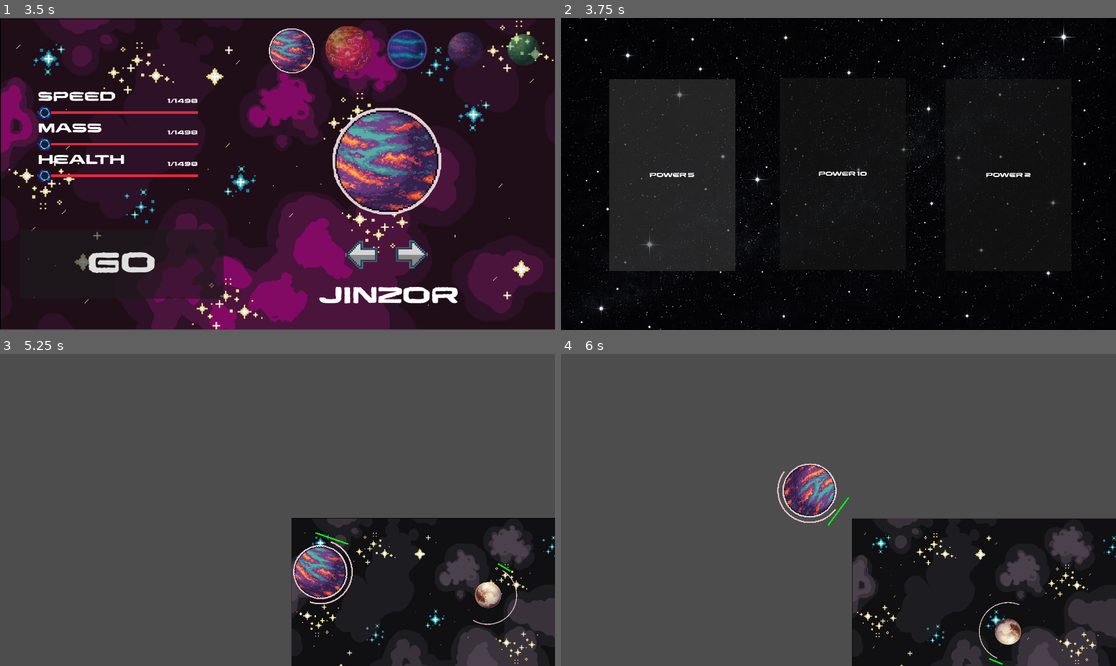
Above: before the commit, frames 1-4 (two rows, left to right).
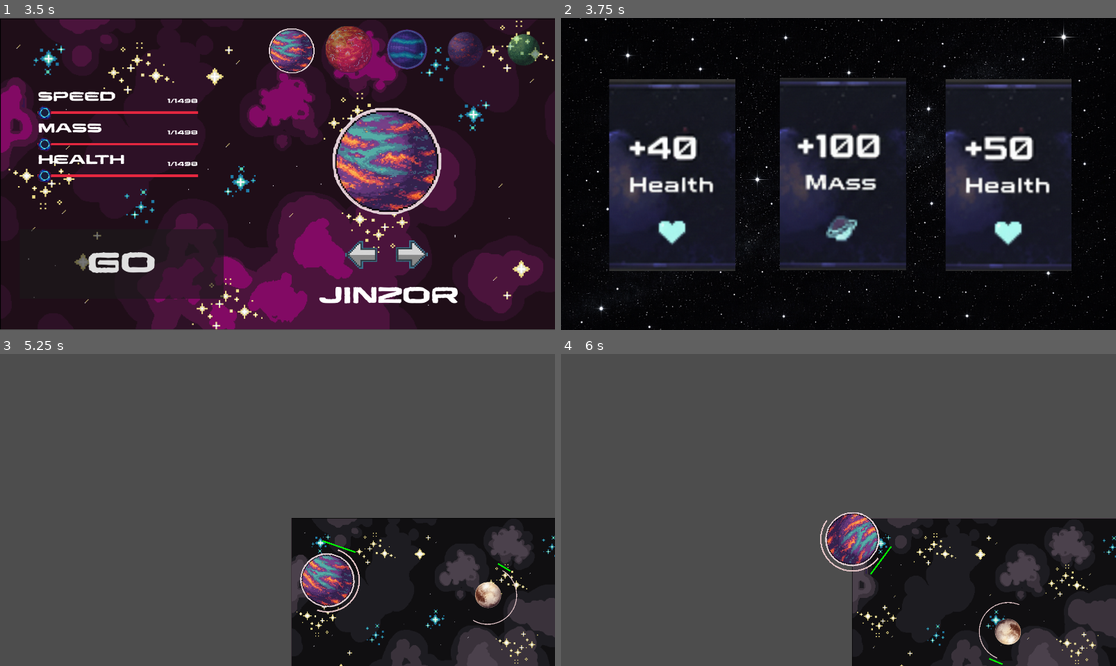
Above: after the commit, the same moments.

Repository: apomyl/ball-game
Game: Godot game, scene res://ui/main menu.tscn
Two runs of this game, one before a commit and one after it. Both use one fixed random seed, a clock stepped at 60 frames per second and the inputs below.
Inputs (mouse positions are in pixels of both pictures, inside the frame that each line leads up to):
- Up to frame 1 (3.5 s): click "play" at 0.5 s; click "SKIP" at 1.25 s; click (360, 255) at 2 s; click (410, 255) at 2.75 s
- Up to frame 2 (3.75 s): click "go" at 3.5 s
- Up to frame 3 (5.25 s): click (111, 510) at 4.25 s; click "battle" at 5 s
- Up to frame 4 (6 s): no input

Frame 1 is identical in both runs. In frame 2, 15% of the frame differs, in the area x 8-92%, y 19-82%; in frame 3, 1.7%; in frame 4, 2.9%.

Commit message:
added power ups, no bleyladel or death star

Diff:
--- a/ball-game/player.gd
+++ b/ball-game/player.gd
@@ -19,6 +19,10 @@
 	self.scale = Vector2(1/PlayerDetails.sprite_scale[PlayerDetails.PlanetName], 1/PlayerDetails.sprite_scale[PlayerDetails.PlanetName])
 	$Image.texture = load(PlayerDetails.sprite_file_paths[PlayerDetails.PlanetName])
 	$Image.scale = Vector2(PlayerDetails.sprite_scale[PlayerDetails.PlanetName], PlayerDetails.sprite_scale[PlayerDetails.PlanetName])
+
+	max_health = 100 + (900*PlayerDetails.BaseHealth/1498)
+	planet_speed = 500 + (2500*PlayerDetails.Speed/1498)
+	mass = 0.5 + (4*PlayerDetails.Mass/1498)
 
 	add_powerups()
 
@@ -108,4 +112,45 @@
 			body.take_damage(2.0)
 
 func add_powerups():
-	pass
+	for each in PlayerDetails.Powerups:
+		match each:
+			0:
+				planet_speed += 50
+			1:
+				mass += (50/500)
+			2:
+				max_health += 50
+			3:
+				planet_speed += 40
+			4:
+				mass += (40/500)
+			5:
+				max_health += 40
+			6:
+				planet_speed += 67
+			7:
+				mass += (67/500)
+			8:
+				max_health += 67
+			9:
+				planet_speed += 100
+			10:
+				mass += (100/500)
+			11:
+				max_health+= 100
+			12:
+				planet_speed += 150
+			13:
+				mass += (150/500)
+			14:
+				max_health += 150
+			15:
+				planet_speed += 200
+			16:
+				mass += (200/500)
+			17:
+				max_health += 200
+			18:
+				pass
+			19:
+				pass
--- a/ball-game/playerdetails.gd
+++ b/ball-game/playerdetails.gd
@@ -20,26 +20,26 @@
 var UnusedPowerups = [0,1,2,3,4,5,6,7,8,9,10,11,12,13,14,15,16,17,18,19]
 
 var PowerupDesc = {
-	0: "Power 0",
-	1: "Power 1",
-	2: "Power 2",
-	3: "Power 3",
-	4: "Power 4",
-	5: "Power 5",
-	6: "Power 6",
-	7: "Power 7",
-	8: "Power 8",
-	9: "Power 9",
-	10: "Power 10",
-	11: "Power 11",
-	12: "Power 12",
-	13: "Power 13",
-	14: "Power 14",
-	15: "Power 15",
-	16: "Power 16",
-	17: "Power 17",
-	18: "Power 18",
-	19: "Power 19"
+	0: "res://assets/powerups/01.png",
+	1: "res://assets/powerups/02.png",
+	2: "res://assets/powerups/03.png",
+	3: "res://assets/powerups/04.png",
+	4: "res://assets/powerups/05.png",
+	5: "res://assets/powerups/06.png",
+	6: "res://assets/powerups/07.png",
+	7: "res://assets/powerups/08.png",
+	8: "res://assets/powerups/09.png",
+	9: "res://assets/powerups/10.png",
+	10: "res://assets/powerups/11.png",
+	11: "res://assets/powerups/12.png",
+	12: "res://assets/powerups/13.png",
+	13: "res://assets/powerups/14.png",
+	14: "res://assets/powerups/15.png",
+	15: "res://assets/powerups/16.png",
+	16: "res://assets/powerups/17.png",
+	17: "res://assets/powerups/18.png",
+	18: "res://assets/powerups/19.png",
+	19: "res://assets/powerups/20.png"
 }
 
 @export var Powerups: Array[int]
--- a/ball-game/ui/creation.tscn
+++ b/ball-game/ui/creation.tscn
@@ -59,7 +59,7 @@
 "speed": 2.0
 }]
 
-[node name="Creation" type="Control"]
+[node name="Creation" type="Control" unique_id=585907134]
 layout_mode = 3
 anchors_preset = 15
 anchor_right = 1.0
@@ -69,7 +69,7 @@
 size_flags_vertical = 3
 script = ExtResource("1_vusna")
 
-[node name="Background" type="AnimatedSprite2D" parent="."]
+[node name="Background" type="AnimatedSprite2D" parent="." unique_id=351691924]
 z_index = -1
 texture_filter = 4
 sprite_frames = SubResource("SpriteFrames_wa0l1")
@@ -77,7 +77,7 @@
 centered = false
 script = ExtResource("13_cggdt")
 
-[node name="SliderContainer" type="VBoxContainer" parent="."]
+[node name="SliderContainer" type="VBoxContainer" parent="." unique_id=1492295529]
 layout_mode = 0
 offset_left = 131.0
 offset_top = 125.0
@@ -85,11 +85,11 @@
 offset_bottom = 693.0
 alignment = 1
 
-[node name="SpeedLabelContainer" type="GridContainer" parent="SliderContainer"]
+[node name="SpeedLabelContainer" type="GridContainer" parent="SliderContainer" unique_id=1837566357]
 layout_mode = 2
 columns = 2
 
-[node name="Speed" type="RichTextLabel" parent="SliderContainer/SpeedLabelContainer"]
+[node name="Speed" type="RichTextLabel" parent="SliderContainer/SpeedLabelContainer" unique_id=2082654607]
 custom_minimum_size = Vector2(300, 0)
 layout_mode = 2
 size_flags_vertical = 3
@@ -99,7 +99,7 @@
 fit_content = true
 vertical_alignment = 2
 
-[node name="SpeedValue" type="RichTextLabel" parent="SliderContainer/SpeedLabelContainer"]
+[node name="SpeedValue" type="RichTextLabel" parent="SliderContainer/SpeedLabelContainer" unique_id=1899655161]
 layout_direction = 3
 layout_mode = 2
 size_flags_horizontal = 3
@@ -110,17 +110,17 @@
 horizontal_alignment = 2
 vertical_alignment = 2
 
-[node name="SpeedSlider" type="HSlider" parent="SliderContainer"]
+[node name="SpeedSlider" type="HSlider" parent="SliderContainer" unique_id=39402220]
 layout_mode = 2
 theme = ExtResource("1_lotrb")
 min_value = 1.0
 value = 1.0
 
-[node name="MassLabelContainer" type="GridContainer" parent="SliderContainer"]
+[node name="MassLabelContainer" type="GridContainer" parent="SliderContainer" unique_id=1484535652]
 layout_mode = 2
 columns = 2
 
-[node name="Mass" type="RichTextLabel" parent="SliderContainer/MassLabelContainer"]
+[node name="Mass" type="RichTextLabel" parent="SliderContainer/MassLabelContainer" unique_id=148985049]
 custom_minimum_size = Vector2(300, 0)
 layout_mode = 2
 theme = ExtResource("1_lotrb")
@@ -128,7 +128,7 @@
 text = "[font_size=45]Mass[/font_size]"
 fit_content = true
 
-[node name="MassValue" type="RichTextLabel" parent="SliderContainer/MassLabelContainer"]
+[node name="MassValue" type="RichTextLabel" parent="SliderContainer/MassLabelContainer" unique_id=1343671911]
 layout_direction = 3
 layout_mode = 2
 size_flags_horizontal = 3
@@ -139,17 +139,17 @@
 horizontal_alignment = 2
 vertical_alignment = 2
 
-[node name="MassSlider" type="HSlider" parent="SliderContainer"]
+[node name="MassSlider" type="HSlider" parent="SliderContainer" unique_id=2040456268]
 layout_mode = 2
 theme = ExtResource("1_lotrb")
 min_value = 1.0
 value = 1.0
 
-[node name="HealthLabelContainer" type="GridContainer" parent="SliderContainer"]
+[node name="HealthLabelContainer" type="GridContainer" parent="SliderContainer" unique_id=947106382]
 layout_mode = 2
 columns = 2
 
-[node name="Health" type="RichTextLabel" parent="SliderContainer/HealthLabelContainer"]
+[node name="Health" type="RichTextLabel" parent="SliderContainer/HealthLabelContainer" unique_id=1731908824]
 custom_minimum_size = Vector2(320, 0)
 layout_mode = 2
 size_flags_vertical = 3
@@ -159,7 +159,7 @@
 fit_content = true
 vertical_alignment = 2
 
-[node name="HealthValue" type="RichTextLabel" parent="SliderContainer/HealthLabelContainer"]
+[node name="HealthValue" type="RichTextLabel" parent="SliderContainer/HealthLabelContainer" unique_id=978628901]
 layout_direction = 3
 layout_mode = 2
 size_flags_horizontal = 3
@@ -170,20 +170,20 @@
 horizontal_alignment = 2
 vertical_alignment = 2
 
-[node name="HealthSlider" type="HSlider" parent="SliderContainer"]
+[node name="HealthSlider" type="HSlider" parent="SliderContainer" unique_id=73081647]
 layout_mode = 2
 theme = ExtResource("1_lotrb")
 min_value = 1.0
 value = 1.0
 
-[node name="Planet Selector" type="Control" parent="."]
+[node name="Planet Selector" type="Control" parent="." unique_id=160974462]
 anchors_preset = 0
 offset_left = 950.0
 offset_right = 1731.0
 offset_bottom = 823.0
 script = ExtResource("3_vusna")
 
-[node name="HBoxContainer" type="HBoxContainer" parent="Planet Selector"]
+[node name="HBoxContainer" type="HBoxContainer" parent="Planet Selector" unique_id=1046061066]
 clip_contents = true
 custom_minimum_size = Vector2(0, 300)
 layout_mode = 1
@@ -192,7 +192,7 @@
 offset_bottom = 542.49994
 scale = Vector2(0.4, 0.4)
 
-[node name="Planet" type="TextureRect" parent="Planet Selector"]
+[node name="Planet" type="TextureRect" parent="Planet Selector" unique_id=1472215373]
 custom_minimum_size = Vector2(0, 500)
 layout_mode = 0
 offset_left = 140.0
@@ -202,7 +202,7 @@
 size_flags_vertical = 3
 stretch_mode = 4
 
-[node name="LeftButton" type="TextureButton" parent="Planet Selector"]
+[node name="LeftButton" type="TextureButton" parent="Planet Selector" unique_id=907478695]
 custom_minimum_size = Vector2(50, 50)
 layout_mode = 0
 offset_left = 239.0
@@ -214,7 +214,7 @@
 size_flags_vertical = 4
 texture_normal = ExtResource("4_451v5")
 
-[node name="RightButton" type="TextureButton" parent="Planet Selector"]
+[node name="RightButton" type="TextureButton" parent="Planet Selector" unique_id=1998937341]
 custom_minimum_size = Vector2(50, 50)
 layout_mode = 0
 offset_left = 415.0
@@ -226,7 +226,7 @@
 size_flags_vertical = 0
 texture_normal = ExtResource("5_fkntm")
 
-[node name="Name" type="RichTextLabel" parent="Planet Selector"]
+[node name="Name" type="RichTextLabel" parent="Planet Selector" unique_id=891654188]
 layout_mode = 0
 offset_left = -28.0
 offset_top = 871.0
@@ -241,7 +241,7 @@
 horizontal_alignment = 1
 vertical_alignment = 1
 
-[node name="Go" type="Button" parent="."]
+[node name="Go" type="Button" parent="." unique_id=1211034]
 layout_mode = 0
 offset_left = 68.0
 offset_top = 731.0
--- a/ball-game/ui/main menu.tscn
+++ b/ball-game/ui/main menu.tscn
@@ -58,14 +58,14 @@
 "speed": 2.0
 }]
 
-[node name="MainMenu" type="Control"]
+[node name="MainMenu" type="Control" unique_id=470313900]
 layout_mode = 3
 anchors_preset = 0
 offset_right = 1920.0
 offset_bottom = 1080.0
 script = ExtResource("1_rs7wx")
 
-[node name="AnimatedSprite2D" type="AnimatedSprite2D" parent="."]
+[node name="AnimatedSprite2D" type="AnimatedSprite2D" parent="." unique_id=1474186041]
 z_index = -1
 texture_filter = 4
 sprite_frames = SubResource("SpriteFrames_v1sgb")
@@ -73,7 +73,7 @@
 centered = false
 script = ExtResource("13_y4g4h")
 
-[node name="Background" type="TextureRect" parent="."]
+[node name="Background" type="TextureRect" parent="." unique_id=354763757]
 layout_mode = 0
 offset_right = 1920.0
 offset_bottom = 1080.0
@@ -81,7 +81,7 @@
 expand_mode = 3
 stretch_mode = 5
 
-[node name="TextureRect" type="TextureRect" parent="."]
+[node name="TextureRect" type="TextureRect" parent="." unique_id=778991102]
 layout_mode = 1
 anchors_preset = 5
 anchor_left = 0.5
@@ -93,7 +93,7 @@
 grow_horizontal = 2
 texture = ExtResource("3_ot7ep")
 
-[node name="NextButton" type="Button" parent="."]
+[node name="NextButton" type="Button" parent="." unique_id=1851575151]
 layout_mode = 0
 offset_left = 1121.0
 offset_top = 872.0
--- a/ball-game/ui/powerups/power1.tscn
+++ b/ball-game/ui/powerups/power1.tscn
@@ -21,7 +21,7 @@
 offset_right = 603.0
 offset_bottom = 876.0
 
-[node name="RichTextLabel" type="RichTextLabel" parent="Button" unique_id=983172829]
+[node name="RichTextLabel" type="TextureRect" parent="Button" unique_id=1245810594]
 layout_mode = 1
 anchors_preset = 15
 anchor_right = 1.0
@@ -30,10 +30,8 @@
 grow_vertical = 2
 mouse_filter = 2
 theme = ExtResource("3_b61td")
-theme_override_font_sizes/normal_font_size = 20
-text = "Power 1"
-horizontal_alignment = 1
-vertical_alignment = 1
+expand_mode = 4
+stretch_mode = 6
 
 [node name="Button2" type="Button" parent="." unique_id=677607205]
 layout_mode = 0
@@ -42,7 +40,7 @@
 offset_right = 1193.0
 offset_bottom = 872.0
 
-[node name="RichTextLabel" type="RichTextLabel" parent="Button2" unique_id=2066216022]
+[node name="RichTextLabel" type="TextureRect" parent="Button2" unique_id=1405880743]
 layout_mode = 1
 anchors_preset = 15
 anchor_right = 1.0
@@ -51,10 +49,8 @@
 grow_vertical = 2
 mouse_filter = 2
 theme = ExtResource("3_b61td")
-theme_override_font_sizes/normal_font_size = 20
-text = "power 2"
-horizontal_alignment = 1
-vertical_alignment = 1
+expand_mode = 4
+stretch_mode = 6
 
 [node name="Button3" type="Button" parent="." unique_id=2116929360]
 layout_mode = 0
@@ -63,7 +59,7 @@
 offset_right = 1766.0
 offset_bottom = 876.0
 
-[node name="RichTextLabel" type="RichTextLabel" parent="Button3" unique_id=1298583740]
+[node name="RichTextLabel" type="TextureRect" parent="Button3" unique_id=181952327]
 layout_mode = 1
 anchors_preset = 15
 anchor_right = 1.0
@@ -72,10 +68,8 @@
 grow_vertical = 2
 mouse_filter = 2
 theme = ExtResource("3_b61td")
-theme_override_font_sizes/normal_font_size = 20
-text = "Power 3"
-horizontal_alignment = 1
-vertical_alignment = 1
+expand_mode = 4
+stretch_mode = 6
 
 [connection signal="pressed" from="Button" to="." method="_on_button_pressed"]
 [connection signal="pressed" from="Button2" to="." method="_on_button_2_pressed"]
--- a/ball-game/ui/powerups/power_1.gd
+++ b/ball-game/ui/powerups/power_1.gd
@@ -10,9 +10,9 @@
 	power1 = PlayerDetails.UnusedPowerups.pop_front()
 	power2 = PlayerDetails.UnusedPowerups.pop_front()
 	power3 = PlayerDetails.UnusedPowerups.pop_front()
-	$Button/RichTextLabel.text = PlayerDetails.PowerupDesc.get(power1)
-	$Button2/RichTextLabel.text = PlayerDetails.PowerupDesc.get(power2)
-	$Button3/RichTextLabel.text = PlayerDetails.PowerupDesc.get(power3)
+	$Button/RichTextLabel.texture = load(PlayerDetails.PowerupDesc.get(power1))
+	$Button2/RichTextLabel.texture = load(PlayerDetails.PowerupDesc.get(power2))
+	$Button3/RichTextLabel.texture = load(PlayerDetails.PowerupDesc.get(power3))
 
 func _on_button_pressed() -> void:
 	PlayerDetails.Powerups.append(power1)
Binary file added: ball-game/assets/powerups/01.png
Not shown, added: ball-game/assets/powerups/01.png.import
Binary file added: ball-game/assets/powerups/02.png
Not shown, added: ball-game/assets/powerups/02.png.import
Binary file added: ball-game/assets/powerups/03.png
Not shown, added: ball-game/assets/powerups/03.png.import
Binary file added: ball-game/assets/powerups/04.png
Not shown, added: ball-game/assets/powerups/04.png.import
Binary file added: ball-game/assets/powerups/05.png
Not shown, added: ball-game/assets/powerups/05.png.import
Binary file added: ball-game/assets/powerups/06.png
Not shown, added: ball-game/assets/powerups/06.png.import
(and 32 more such lines)
